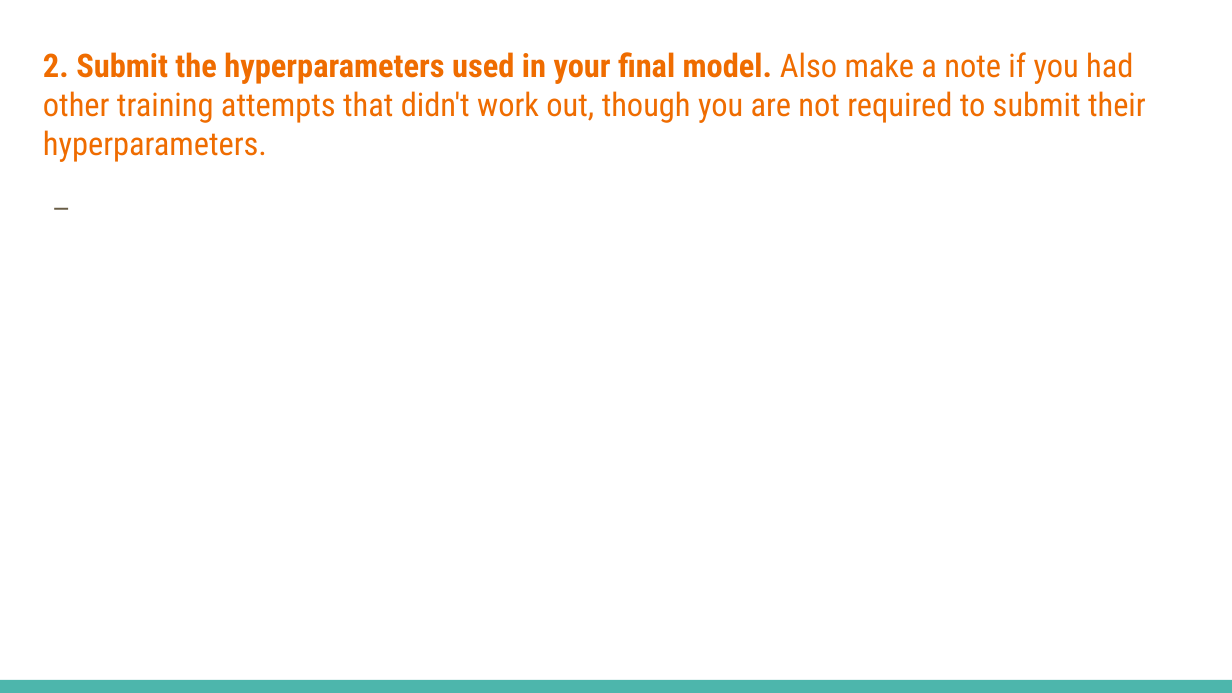
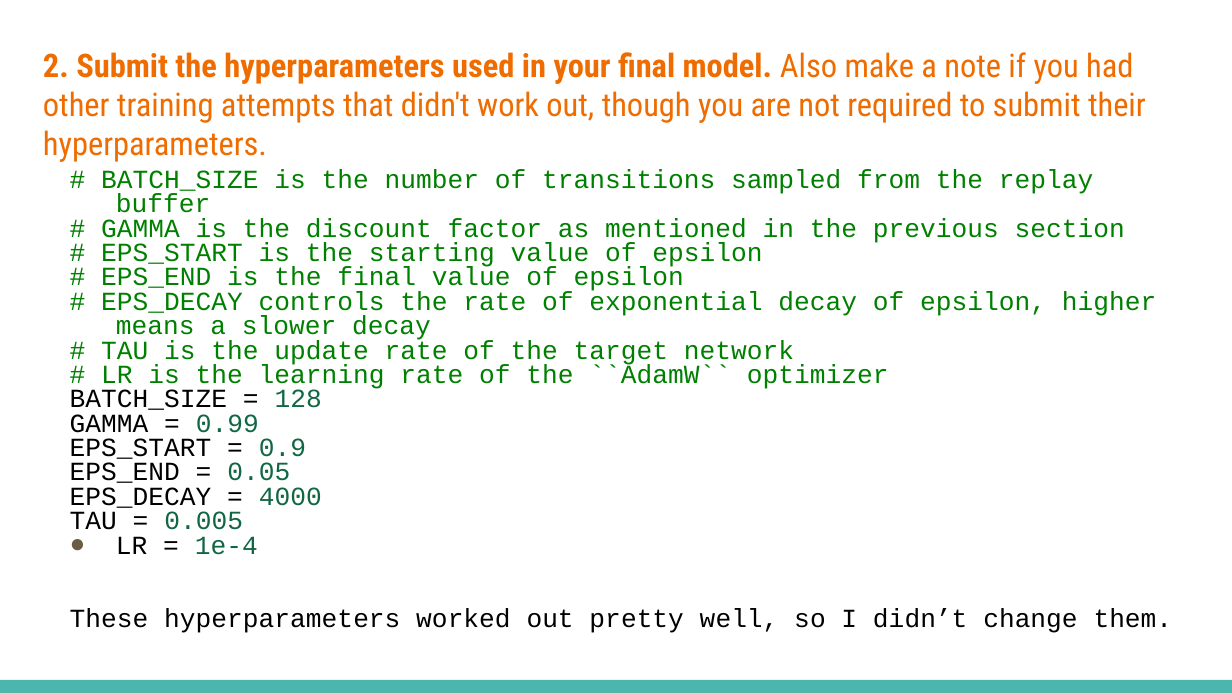
Before and after one commit to eding42/ece157b-hw4, a slide deck: slide 3 of Homework_4_Slides_Template.pptx. Drawn at 1232x693 pixels with LibreOffice and Linux fonts; fonts in the diff are those of the drawing. Boxes give left, top, right and bottom in pixels: in the first picture for what was removed or moved away, otherwise in the second. Text is boxed around its words. In the diff, an @@ line names an element or a change of style, - is before the commit and + after.

```diff
--- a/Homework_4_Slides_Template.pptx
+++ b/Homework_4_Slides_Template.pptx
@@ text at [70,169,1173,633]: text changed; size 18 to 15.3 pt; font Open Sans to Courier New; text colour #695D46 to #008000 @@
-_
+# BATCH_SIZE is the number of transitions sampled from the replay buffer
+# GAMMA is the discount factor as mentioned in the previous section
+# EPS_START is the starting value of epsilon
+# EPS_END is the final value of epsilon
+# EPS_DECAY controls the rate of exponential decay of epsilon, higher means a slower decay
+# TAU is the update rate of the target network
+# LR is the learning rate of the ``AdamW`` optimizer
+BATCH_SIZE = 128
+GAMMA = 0.99
+EPS_START = 0.9
+EPS_END = 0.05
+EPS_DECAY = 4000
+TAU = 0.005
+● LR = 1e-4
+These hyperparameters worked out pretty well, so I didn’t change them.
```
Also in this commit, not shown: 5 other slides changed, 28 other files.
